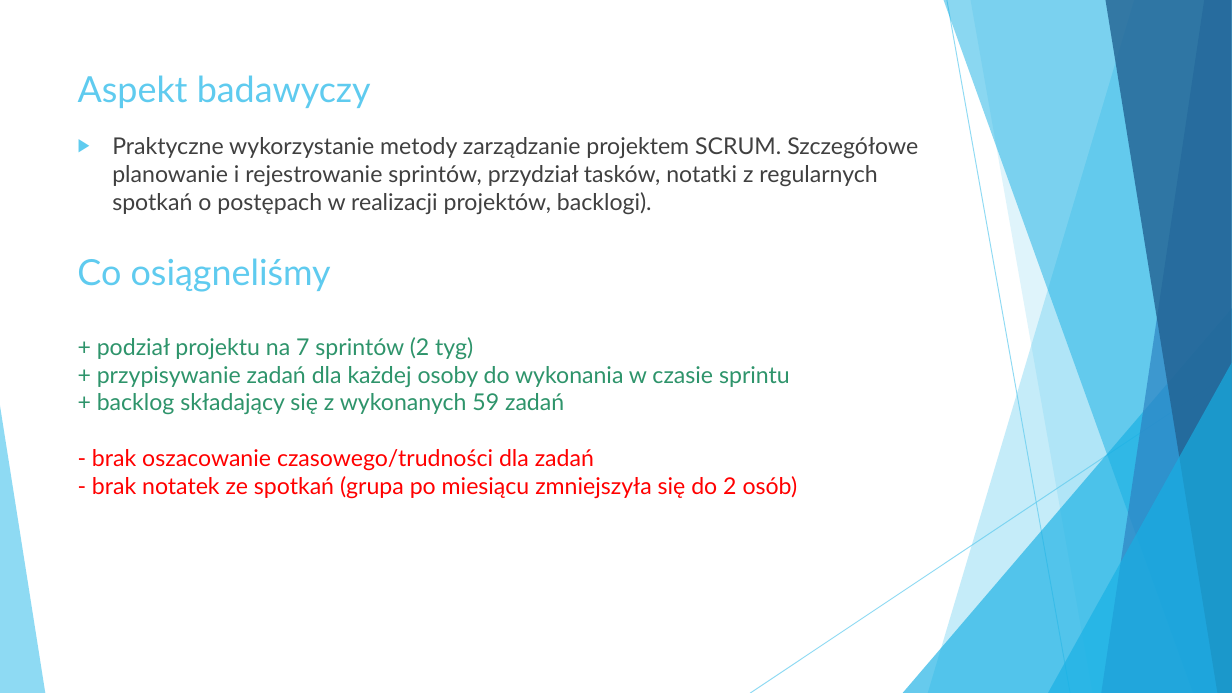
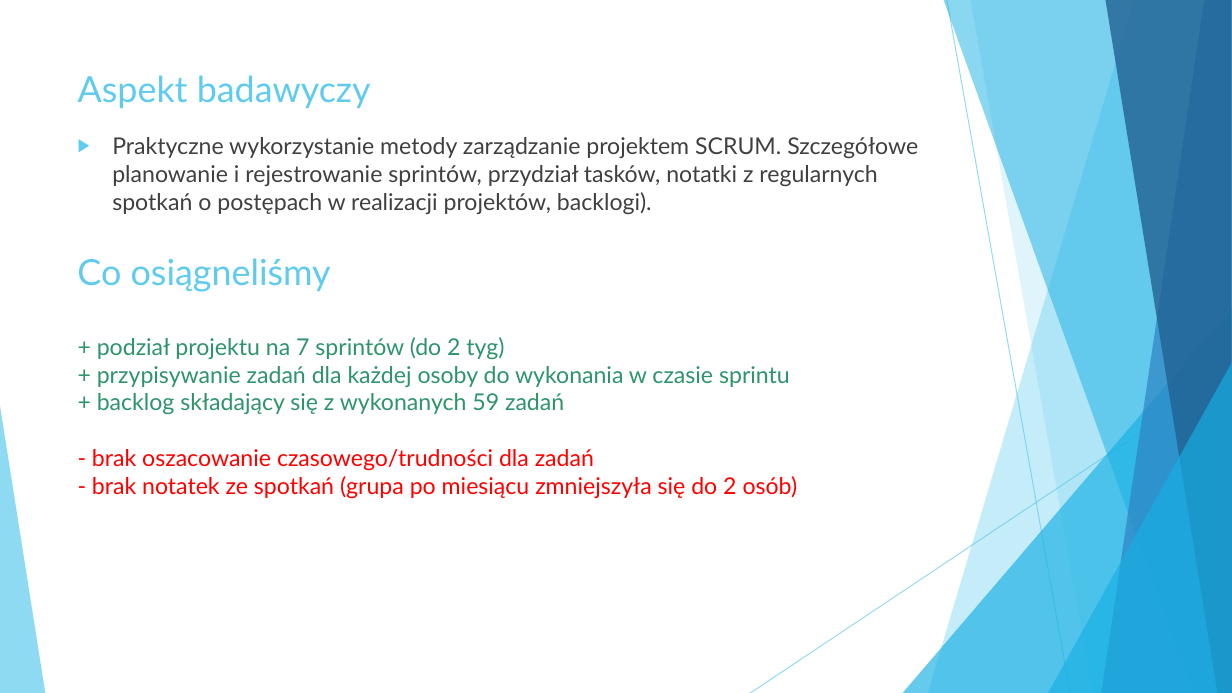
Before and after one commit to piotr-jadczak/ProjektFitness-Spring-Boot-Aplication, a slide deck: slide 3 of documentation/prezentacja/Aplikacja FitClub.pptx. Drawn at 1232x693 pixels with LibreOffice and Linux fonts; fonts in the diff are those of the drawing. Boxes give left, top, right and bottom in pixels: in the first picture for what was removed or moved away, otherwise in the second. Text is boxed around its words. In the diff, an @@ line names an element or a change of style, - is before the commit and + after.

```diff
--- a/documentation/prezentacja/Aplikacja FitClub.pptx
+++ b/documentation/prezentacja/Aplikacja FitClub.pptx
@@ text at box(97, 337, 504, 360): text changed @@
-+ podział projektu na 7 sprintów (2 tyg)
++ podział projektu na 7 sprintów (do 2 tyg)
```
Also in this commit, not shown: 1 other slide changed.
